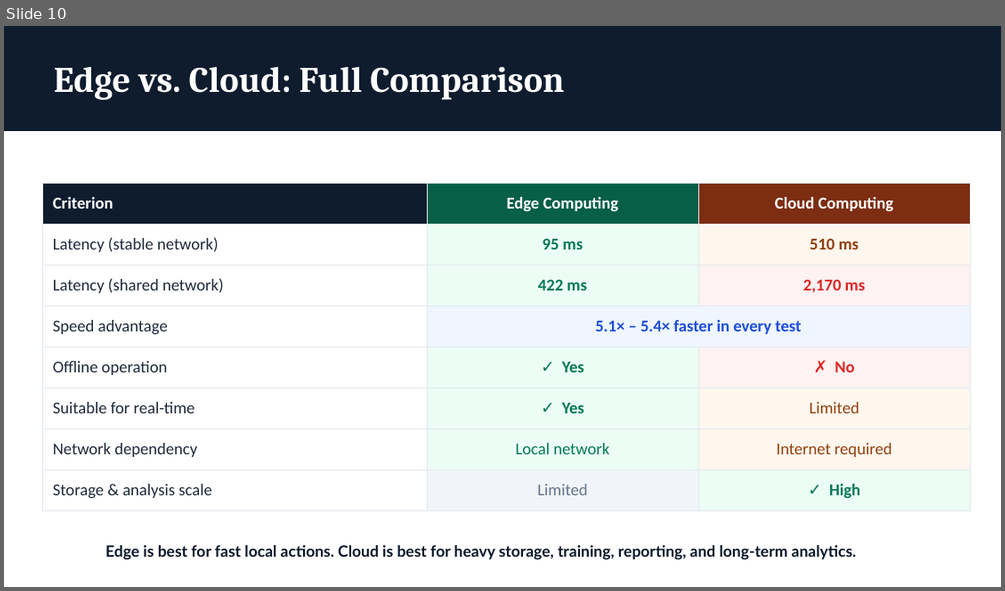
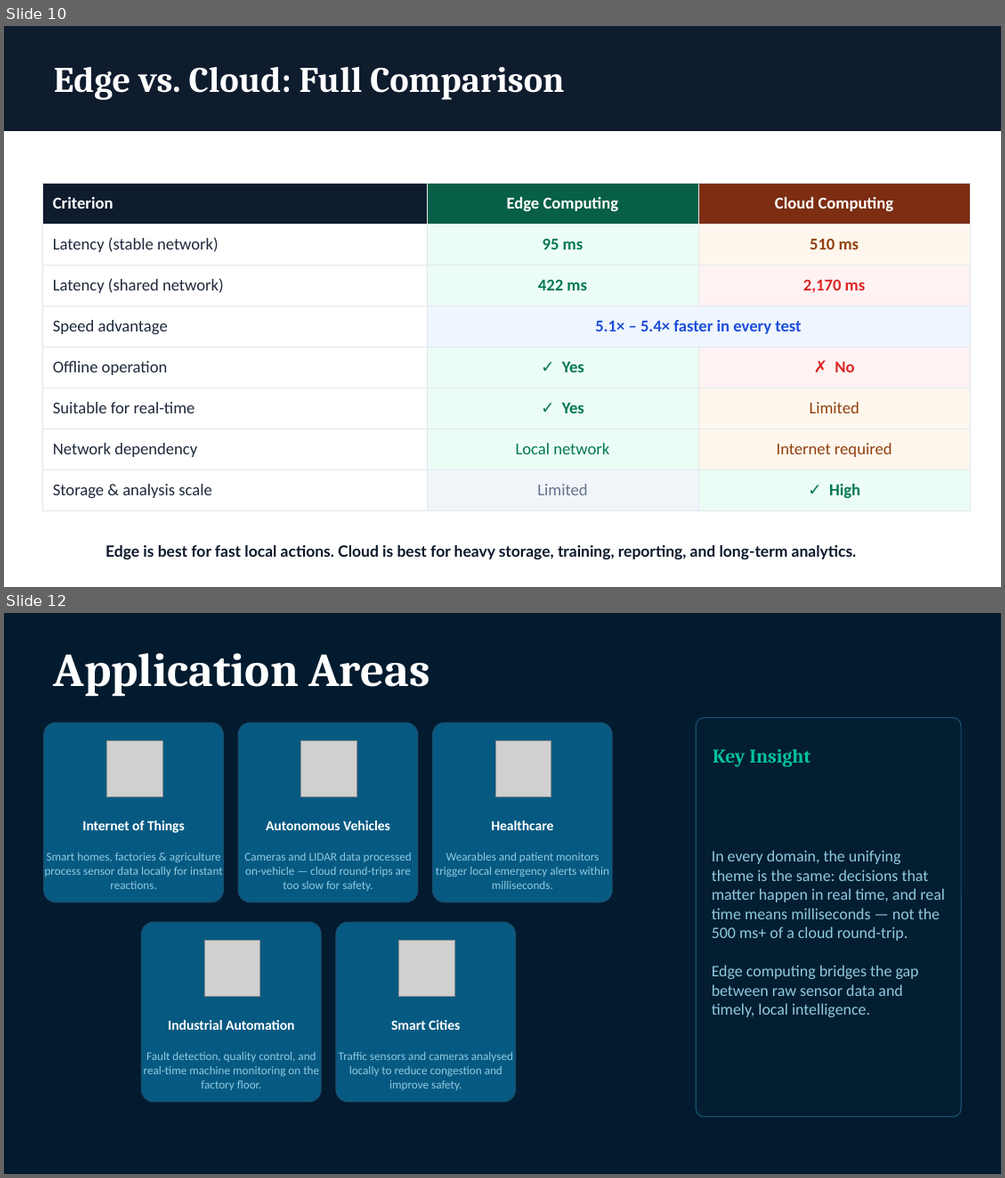
Before and after one commit to sohan2961/SS2026_ICS_Team_A5, a slide deck: Presentation/Edge_Computing_in_Industrial_Communication.pptx. Shown one above the other, each under a label of ours: slide 10 before the commit, slides 10 and 12 after it; the slides between them are not shown. The pictures are 1005x591 and 1005x1178 pixels, drawn with LibreOffice and Linux fonts; fonts in the diff are those of the drawing; grey boxes stand for pictures. Boxes give left, top, right and bottom in pixels: in the first picture for what was removed or moved away, otherwise in the second. Text is boxed around its words. In the diff, an @@ line names an element or a change of style, - is before the commit and + after.

```diff
--- a/Presentation/Edge_Computing_in_Industrial_Communication.pptx
+++ b/Presentation/Edge_Computing_in_Industrial_Communication.pptx
@@ slide 12 added at (4,613,1001,1174), background #021B2E @@
@@ text added at (54,653,430,697), 45.3 pt, text #FFFFFF, bold @@
+Application Areas
@@ rounded rectangle added at (696,718,961,1116), fill #031E30, outline #1A4F70 1 pt @@
@@ rounded rectangle added at (44,723,223,902), fill #065A82, outline #1A4F70 1 pt @@
@@ picture added at (106,741,162,797) @@
@@ rounded rectangle added at (238,723,418,902), fill #065A82, outline #1A4F70 1 pt @@
@@ picture added at (301,741,357,797) @@
@@ rounded rectangle added at (432,723,612,902), fill #065A82, outline #1A4F70 1 pt @@
@@ picture added at (495,741,551,797) @@
@@ text added at (712,749,810,767), 18.7 pt, text #02C39A, bold @@
+Key Insight
@@ text added at (82,820,185,833), 13.3 pt, text #FFFFFF, bold @@
+Internet of Things
@@ text added at (266,820,390,830), 13.3 pt, text #FFFFFF, bold @@
+Autonomous Vehicles
@@ text added at (491,820,553,830), 13.3 pt, text #FFFFFF, bold @@
+Healthcare
@@ text added at (45,852,223,889), 11.3 pt, text #8FC9E0 @@
+Smart homes, factories & agriculture process sensor data locally for instant reactions.
@@ text added at (244,852,412,891), 11.3 pt, text #8FC9E0 @@
+Cameras and LIDAR data processed on-vehicle — cloud round-trips are too slow for safety.
@@ text added at (436,852,609,889), 11.3 pt, text #8FC9E0 @@
+Wearables and patient monitors trigger local emergency alerts within milliseconds.
@@ text added at (712,850,945,1017), 15.3 pt, text #8FC9E0 @@
+In every domain, the unifying theme is the same: decisions that matter happen in real time, and real time means milliseconds — not the 500 ms+ of a cloud round-trip.
+Edge computing bridges the gap between raw sensor data and timely, local intelligence.
@@ rounded rectangle added at (142,922,321,1102), fill #065A82, outline #1A4F70 1 pt @@
@@ rounded rectangle added at (336,922,516,1102), fill #065A82, outline #1A4F70 1 pt @@
@@ picture added at (204,940,260,996) @@
@@ picture added at (399,940,455,996) @@
@@ text added at (168,1020,294,1030), 13.3 pt, text #FFFFFF, bold @@
+Industrial Automation
@@ text added at (391,1020,460,1030), 13.3 pt, text #FFFFFF, bold @@
+Smart Cities
@@ text added at (144,1052,319,1090), 11.3 pt, text #8FC9E0 @@
+Fault detection, quality control, and real-time machine monitoring on the factory floor.
@@ text added at (339,1052,513,1090), 11.3 pt, text #8FC9E0 @@
+Traffic sensors and cameras analysed locally to reduce congestion and improve safety.
```
Also in this commit, not shown: 2 other slides added.
